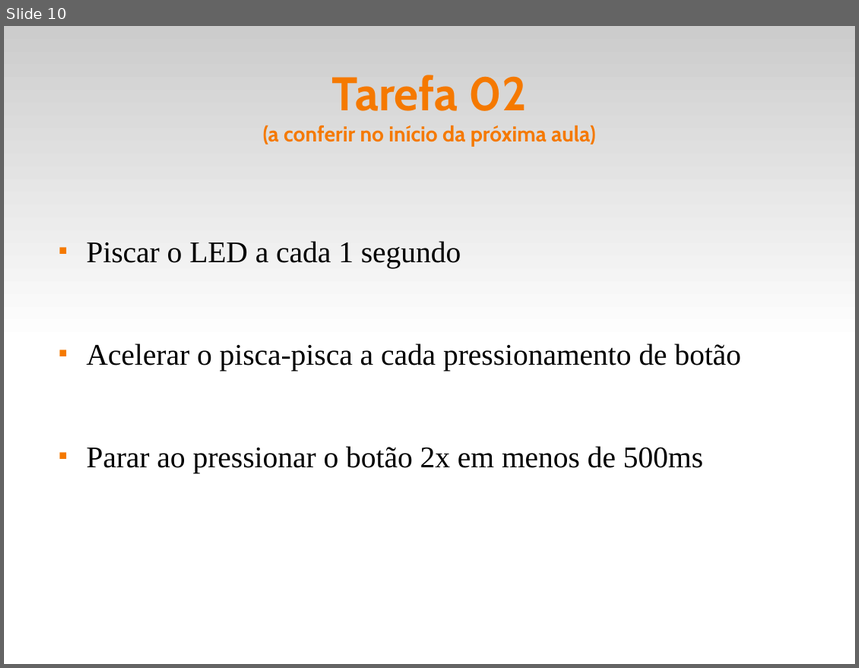
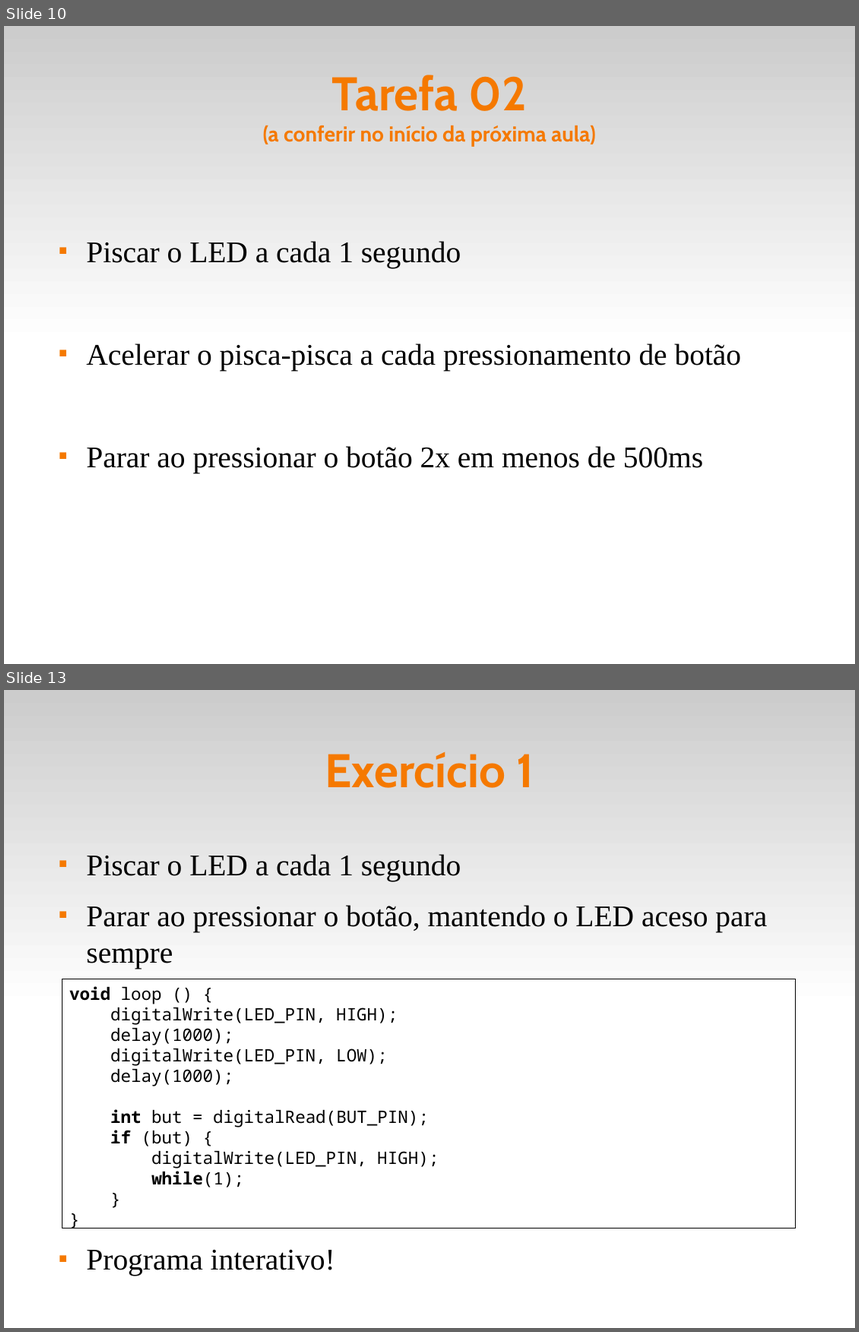
Before and after one commit to fsantanna-uerj/reativos, a slide deck: slides/02_arduino.odp. Shown one above the other, each under a label of ours: slide 10 before the commit, slides 10 and 13 after it; the slides between them are not shown. The pictures are 859x668 and 859x1332 pixels, drawn with LibreOffice and Linux fonts; fonts in the diff are those of the drawing. Boxes give left, top, right and bottom in pixels: in the first picture for what was removed or moved away, otherwise in the second. Text is boxed around its words. In the diff, an @@ line names an element or a change of style, - is before the commit and + after.

```diff
--- a/slides/02_arduino.odp
+++ b/slides/02_arduino.odp
@@ slide 13 added at box(4, 690, 855, 1328), background #FFFFFF; not listed: 1 template element that a slide beside it also shows @@
@@ title added at box(325, 752, 534, 788), 44 pt, text #F57900, bold @@
+Exercício 1
@@ text added at box(86, 854, 767, 1277), 28 pt, text #000000 @@
+■ Piscar o LED a cada 1 segundo
+■ Parar ao pressionar o botão, mantendo o LED aceso para sempre
+■ Programa interativo!
@@ rectangle added at box(62, 979, 796, 1227), fill #FFFFFF, outline #000000 0 pt, 16 pt, text #000000 @@
+void loop () {
+digitalWrite(LED_PIN, HIGH);
+delay(1000);
+digitalWrite(LED_PIN, LOW);
+delay(1000);
+int but = digitalRead(BUT_PIN);
+if (but) {
+digitalWrite(LED_PIN, HIGH);
+while(1);
+}
+}
```
Also in this commit, not shown: 1 slide changed, 2 other slides added, 2 other files.
